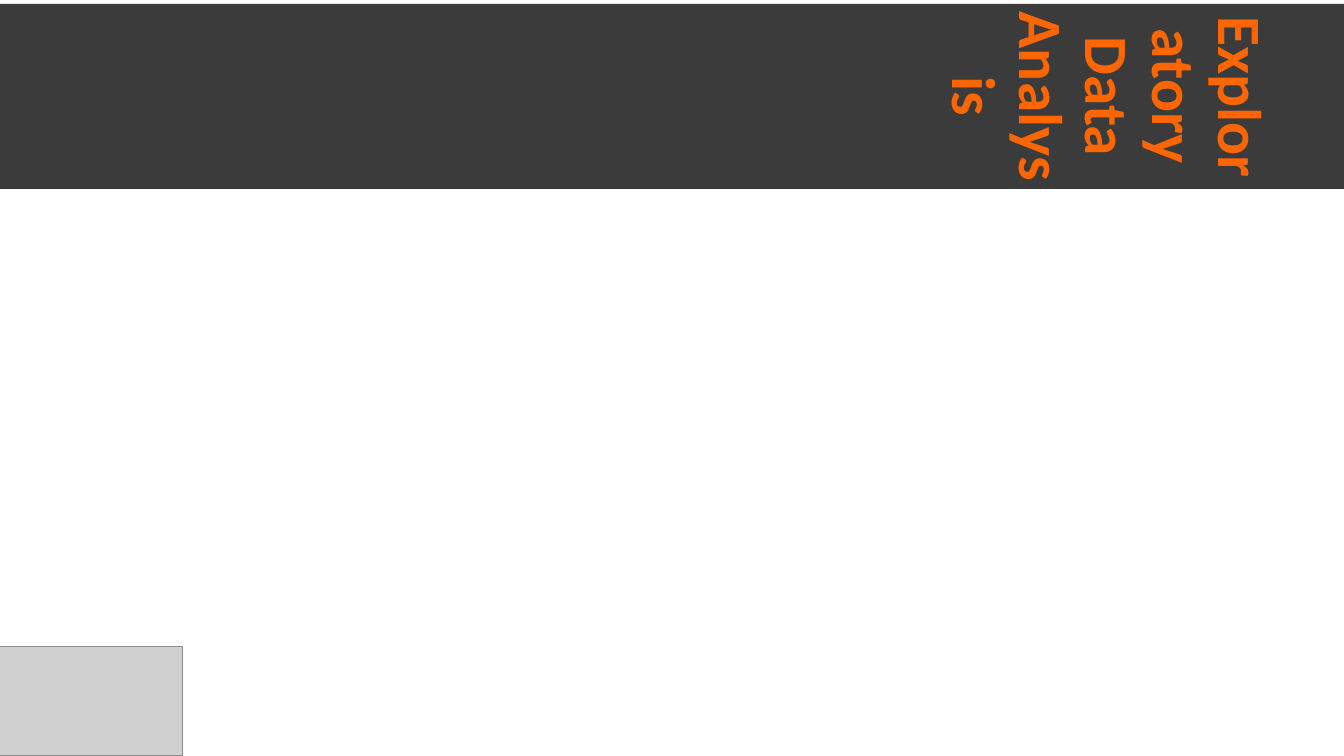
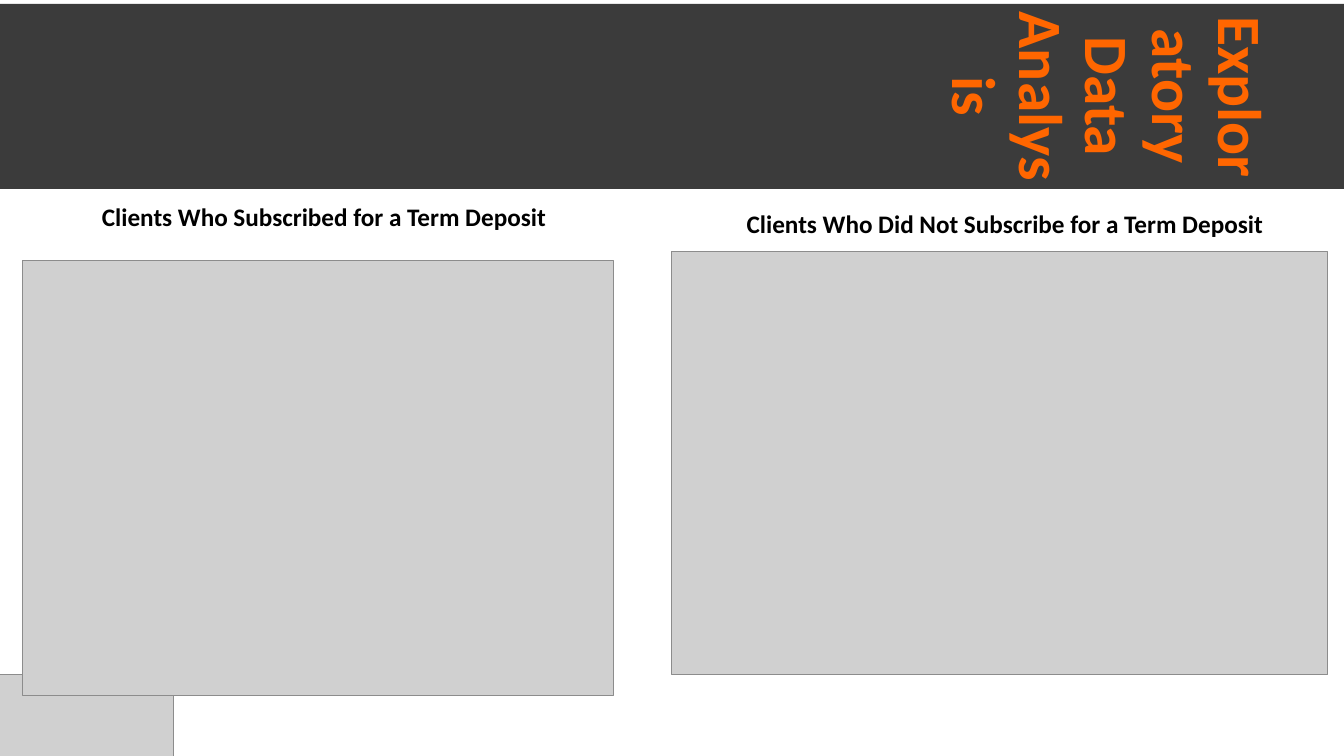
Before and after one commit to janecondon/Bank-Marketing-Campaign-Project, a slide deck: slide 11 of Bank Marketing Campaign.pptx (slide 10 before the commit). Drawn at 1344x756 pixels with LibreOffice and Linux fonts; fonts in the diff are those of the drawing; grey boxes stand for pictures. Boxes give left, top, right and bottom in pixels: in the first picture for what was removed or moved away, otherwise in the second. Text is boxed around its words. In the diff, an @@ line names an element or a change of style, - is before the commit and + after.

```diff
--- a/Bank Marketing Campaign.pptx
+++ b/Bank Marketing Campaign.pptx
@@ text added at (102, 208, 546, 230), 18 pt, text #000000, bold @@
+Clients Who Subscribed for a Term Deposit
@@ text added at (747, 215, 1263, 237), 18 pt, text #000000, bold @@
+Clients Who Did Not Subscribe for a Term Deposit
@@ picture added at (22, 261, 614, 696) @@
@@ picture added at (673, 252, 1329, 676) @@
@@ picture: place and size @@
-picture at (0, 646, 182, 756)
+picture at (0, 675, 173, 756)
```
Also in this commit, not shown: 3 other slides changed, 4 slides added, 2 slides removed.
